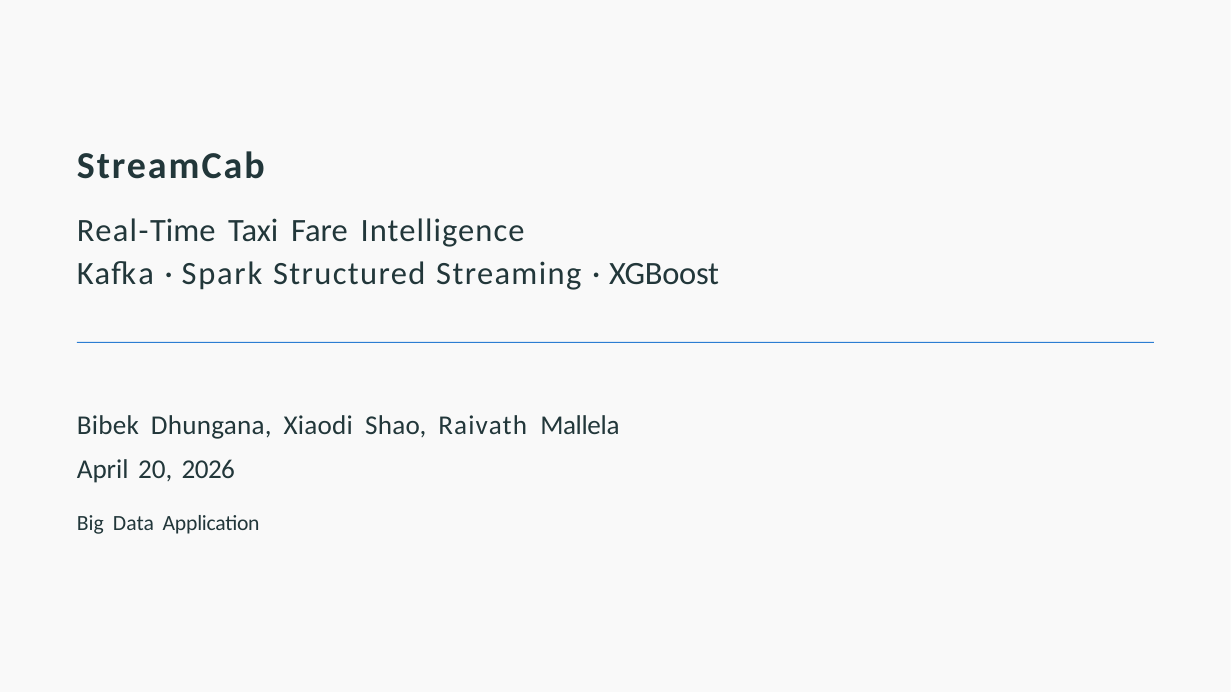
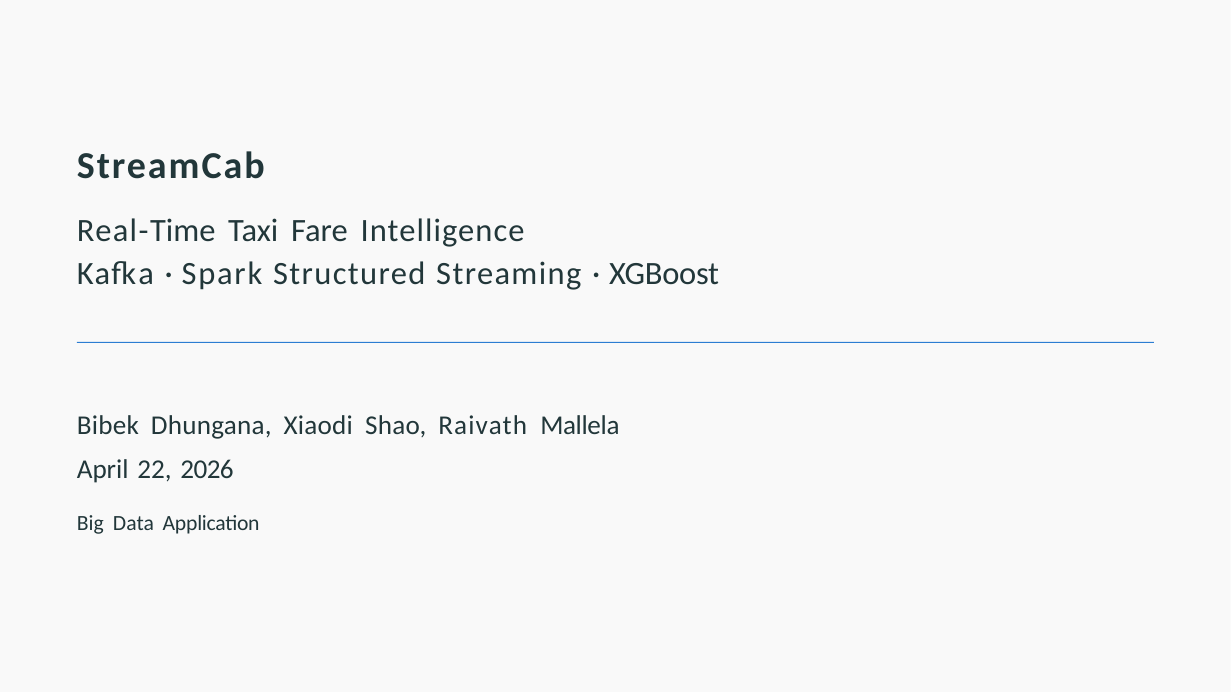
Before and after one commit to dhunganabibek/StreamCab, a slide deck: slide 1 of reports/streamcab_presentation.pptx. Drawn at 1232x693 pixels with LibreOffice and Linux fonts; fonts in the diff are those of the drawing. Boxes give left, top, right and bottom in pixels: in the first picture for what was removed or moved away, otherwise in the second. Text is boxed around its words. In the diff, an @@ line names an element or a change of style, - is before the commit and + after.

```diff
--- a/reports/streamcab_presentation.pptx
+++ b/reports/streamcab_presentation.pptx
@@ text at (77,415,619,483): text changed @@
-Bibek Dhungana, Xiaodi Shao, Raivath Mallela April 20, 2026
+Bibek Dhungana, Xiaodi Shao, Raivath Mallela April 22, 2026
```
Also in this commit, not shown: 5 other slides changed, 1 other file.
